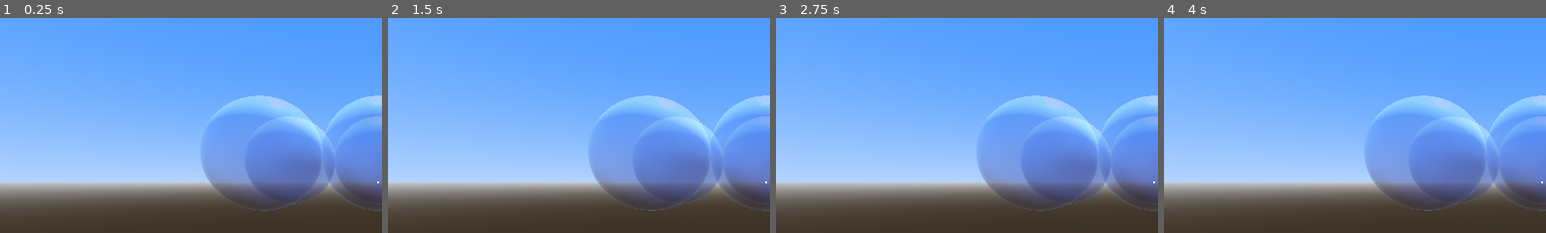
Above: before the commit, frames 1-4 (left to right).
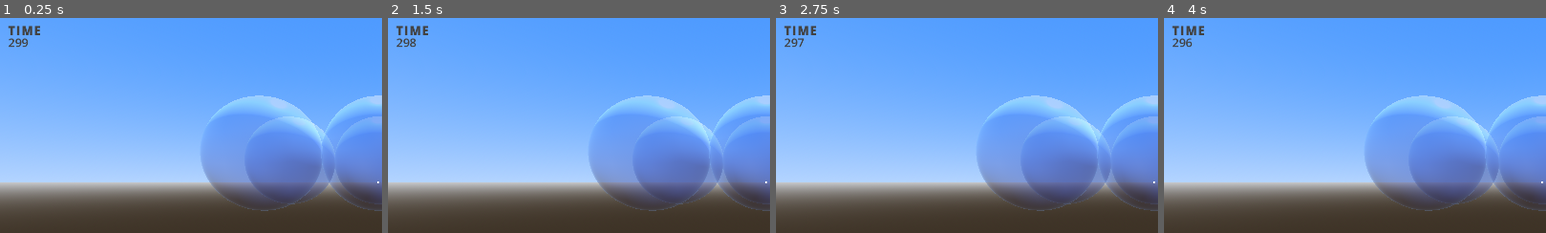
Above: after the commit, the same moments.

Repository: ericsnekbytes/GGJ-2025-Bubble-Forager
Game: Godot game, scene res://levels/bubble_hunt.tscn
Same seed, same stepped clock (60 frames per second), same inputs: the game is played once before the commit and once after it.
Inputs:
- Up to frame 1 (0.25 s): no input
- Up to frame 2 (1.5 s): tap Enter at 0.5 s; tap Space at 1.25 s
- Up to frame 3 (2.75 s): tap Enter at 2 s
- Up to frame 4 (4 s): tap Space at 2.75 s; tap Enter at 3.5 s
The pictures show only the part of the screen within x 0-50%, y 12-62%; the shares and areas given below are measured in that part.

The runs differ from the first frame. In frame 1, 0.4% of the frame differs, in the area x 2-11%, y 3-14%; in frame 2, 0.4%; in frame 3, 0.4%; in frame 4, 0.4%.

Commit message:
Add game over banner/time limit display.

Diff:
--- a/levels/bubble_hunt.gd
+++ b/levels/bubble_hunt.gd
@@ -9,6 +9,7 @@
 		GameData.initialize_player(player)
 		player.start_process = true
 		player.fired.connect(handle_bullet_fired)
+	$GameTimer.start()
 
 
 func handle_bullet_fired(bullet):
@@ -36,6 +37,17 @@
 			body.call_deferred('queue_free')
 
 
+func _on_game_timer_timeout():
+	$EndGameBanner.show()
+	$EndGameBanner/BannerTimer.start()
+
+
+func _on_banner_timer_timeout():
+	get_tree().quit()
+
+
 # Called every frame. 'delta' is the elapsed time since the previous frame.
 func _physics_process(delta):
 	InputHandler.poll_for_devices()
+	for player in [$Player1]:
+		player.set_time($GameTimer.time_left)
--- a/levels/bubble_hunt.tscn
+++ b/levels/bubble_hunt.tscn
@@ -1,10 +1,12 @@
-[gd_scene load_steps=16 format=3 uid="uid://d0c3nbgdrs6ny"]
+[gd_scene load_steps=18 format=3 uid="uid://d0c3nbgdrs6ny"]
 
 [ext_resource type="Script" path="res://levels/bubble_hunt.gd" id="1_vowq2"]
 [ext_resource type="PackedScene" uid="uid://po8pak3b3ajt" path="res://weapons/bubble_bullet.tscn" id="2_8ln2t"]
 [ext_resource type="PackedScene" uid="uid://dx4xntt240r4h" path="res://player/player.tscn" id="2_og0nc"]
 [ext_resource type="PackedScene" uid="uid://bg38cvtfcec88" path="res://entity/scorable_item.tscn" id="4_qjes3"]
 [ext_resource type="PackedScene" uid="uid://bncw6pdrxy5px" path="res://entity/ent_pyramid.tscn" id="5_lxvoh"]
+[ext_resource type="FontFile" uid="uid://c2f72s2s2idlj" path="res://art/open_sans/static/OpenSans-ExtraBold.ttf" id="6_xalpw"]
+[ext_resource type="FontFile" uid="uid://cv7bjb3rqy7ka" path="res://art/open_sans/static/OpenSans-Medium.ttf" id="7_q1pmy"]
 
 [sub_resource type="BoxShape3D" id="BoxShape3D_y207u"]
 size = Vector3(10, 1, 10)
@@ -127,7 +129,7 @@
 transform = Transform3D(1, 0, 0, 0, 1, 0, 0, 0, 1, -6.5, 2.5, -2)
 
 [node name="FallTrigger" type="Area3D" parent="Level"]
-transform = Transform3D(1, 0, 0, 0, 1, 0, 0, 0, 1, 0, -50, 0)
+transform = Transform3D(1, 0, 0, 0, 1, 0, 0, 0, 1, 0, -40, 0)
 collision_mask = 3
 metadata/_edit_lock_ = true
 
@@ -201,5 +203,70 @@
 
 [node name="BulletPivot" type="Node3D" parent="."]
 
+[node name="GameTimer" type="Timer" parent="."]
+wait_time = 300.0
+one_shot = true
+
+[node name="EndGameBanner" type="ColorRect" parent="."]
+visible = false
+anchors_preset = 8
+anchor_left = 0.5
+anchor_top = 0.5
+anchor_right = 0.5
+anchor_bottom = 0.5
+offset_left = -200.0
+offset_top = -160.0
+offset_right = 200.0
+offset_bottom = -72.0
+grow_horizontal = 2
+grow_vertical = 2
+color = Color(1, 0.584314, 0, 0.709804)
+
+[node name="GameOverLabel" type="Label" parent="EndGameBanner"]
+layout_mode = 1
+anchors_preset = 5
+anchor_left = 0.5
+anchor_right = 0.5
+offset_left = -87.0
+offset_top = 16.0
+offset_right = 87.0
+offset_bottom = 50.0
+grow_horizontal = 2
+theme_override_colors/font_color = Color(0.258824, 0.258824, 0.258824, 1)
+theme_override_fonts/font = ExtResource("6_xalpw")
+theme_override_font_sizes/font_size = 24
+text = "Game Over"
+horizontal_alignment = 1
+vertical_alignment = 1
+
+[node name="PlayerWinLabel" type="Label" parent="EndGameBanner/GameOverLabel"]
+visible = false
+layout_mode = 1
+anchors_preset = 5
+anchor_left = 0.5
+anchor_right = 0.5
+offset_left = -87.0
+offset_top = 30.0
+offset_right = 87.0
+offset_bottom = 64.0
+grow_horizontal = 2
+theme_override_colors/font_color = Color(0.258824, 0.258824, 0.258824, 1)
+theme_override_fonts/font = ExtResource("7_q1pmy")
+theme_override_font_sizes/font_size = 24
+text = "Player X wins!"
+horizontal_alignment = 1
+vertical_alignment = 1
+
+[node name="BannerTimer" type="Timer" parent="EndGameBanner"]
+wait_time = 10.0
+
+[node name="ColorRect" type="ColorRect" parent="EndGameBanner"]
+layout_mode = 0
+offset_right = 400.0
+offset_bottom = 8.0
+color = Color(0.258824, 0.258824, 0.258824, 1)
+
 [connection signal="body_entered" from="Level/FallTrigger" to="." method="_on_fall_trigger_body_entered"]
 [connection signal="body_entered" from="Goal" to="." method="_on_goal_body_entered"]
+[connection signal="timeout" from="GameTimer" to="." method="_on_game_timer_timeout"]
+[connection signal="timeout" from="EndGameBanner/BannerTimer" to="." method="_on_banner_timer_timeout"]
--- a/player/player.gd
+++ b/player/player.gd
@@ -81,6 +81,10 @@
 	$Hud/ScoreBox/Label/ScoreValue.set_text('%d' % value)
 
 
+func set_time(value):
+	$Hud/TimeLabel/TimeValue.set_text('%d' % value)
+
+
 func _physics_process(delta):
 	if start_process:
 		var start_velocity = velocity
--- a/player/player.tscn
+++ b/player/player.tscn
@@ -97,3 +97,37 @@
 theme_override_colors/font_color = Color(0.258824, 0.258824, 0.258824, 1)
 theme_override_font_sizes/font_size = 24
 text = "0"
+
+[node name="TimeLabel" type="Label" parent="Hud"]
+layout_mode = 1
+offset_left = 24.0
+offset_top = 110.0
+offset_right = 110.0
+offset_bottom = 144.0
+theme_override_colors/font_color = Color(0.257813, 0.257813, 0.257813, 1)
+theme_override_fonts/font = SubResource("FontVariation_oh0ky")
+theme_override_font_sizes/font_size = 24
+text = "TIME"
+
+[node name="TimeValue" type="Label" parent="Hud/TimeLabel"]
+layout_mode = 0
+offset_top = 24.0
+offset_right = 42.0
+offset_bottom = 58.0
+theme_override_colors/font_color = Color(0.258824, 0.258824, 0.258824, 1)
+theme_override_font_sizes/font_size = 24
+text = "0"
+
+[node name="ScoreBox2" type="ColorRect" parent="Hud"]
+visible = false
+layout_mode = 0
+offset_top = 120.0
+offset_right = 210.0
+offset_bottom = 191.0
+color = Color(1, 0.583333, 0, 0.709804)
+
+[node name="TopLine" type="ColorRect" parent="Hud/ScoreBox2"]
+layout_mode = 0
+offset_right = 210.0
+offset_bottom = 8.0
+color = Color(0.258824, 0.258824, 0.258824, 1)
--- a/weapons/bubble_bullet.gd
+++ b/weapons/bubble_bullet.gd
@@ -28,7 +28,7 @@
 					print('HIT ITEM')
 					if not triggered:
 						collider.owning_player = owning_player
-						collider.desired_motion = Vector3(0, .1, 0)
+						collider.desired_motion = Vector3(0, .12, 0)
 						if not collider.trapped:
 							collider.add_child(bubble_scn.instantiate())
 						collider.trapped = true
--- a/weapons/gun_hair_dryer.tscn
+++ b/weapons/gun_hair_dryer.tscn
@@ -8,12 +8,12 @@
 transparency = 1
 cull_mode = 2
 shading_mode = 0
-albedo_color = Color(1, 1, 1, 0.247059)
+albedo_color = Color(1, 1, 1, 0.698039)
 albedo_texture = ExtResource("3_hqxfg")
 disable_receive_shadows = true
 
 [sub_resource type="ParticleProcessMaterial" id="ParticleProcessMaterial_8del2"]
-spread = 16.807
+spread = 12.397
 initial_velocity_min = 4.0
 initial_velocity_max = 8.0
 gravity = Vector3(4, 0, 0)
@@ -32,11 +32,10 @@
 collision_mask = 8
 
 [node name="FiringParticles" type="GPUParticles3D" parent="."]
-transform = Transform3D(1, 0, 0, 0, 1, 0, 0, 0, 1, 0.24527, 0, 0)
+transform = Transform3D(1, 0, 0, 0, 1, 0, 0, 0, 1, 0.192898, 0, 0)
 material_override = SubResource("StandardMaterial3D_kqnin")
-emitting = false
 amount = 16
-lifetime = 0.5
+lifetime = 0.2
 transform_align = 3
 process_material = SubResource("ParticleProcessMaterial_8del2")
 draw_pass_1 = SubResource("QuadMesh_haxi1")
